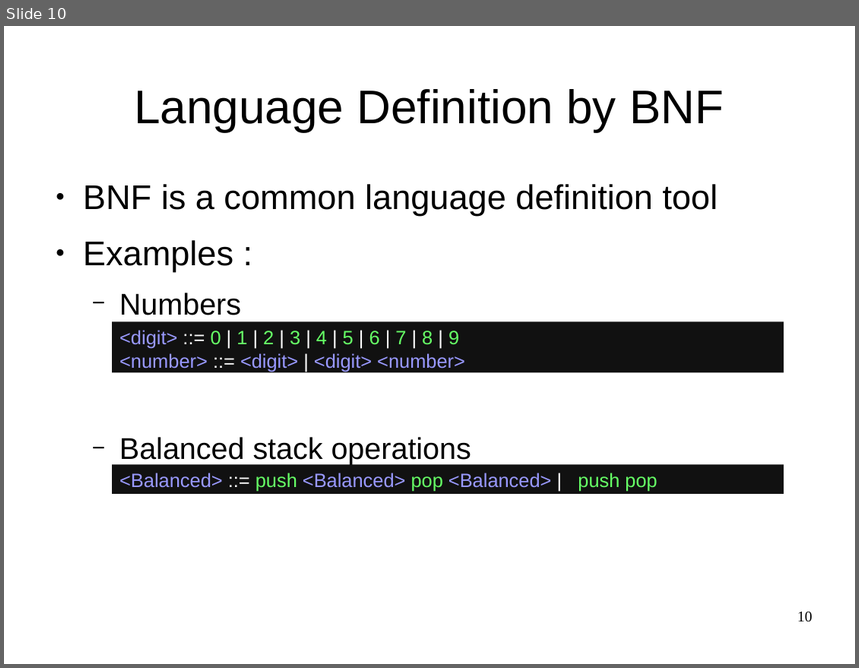
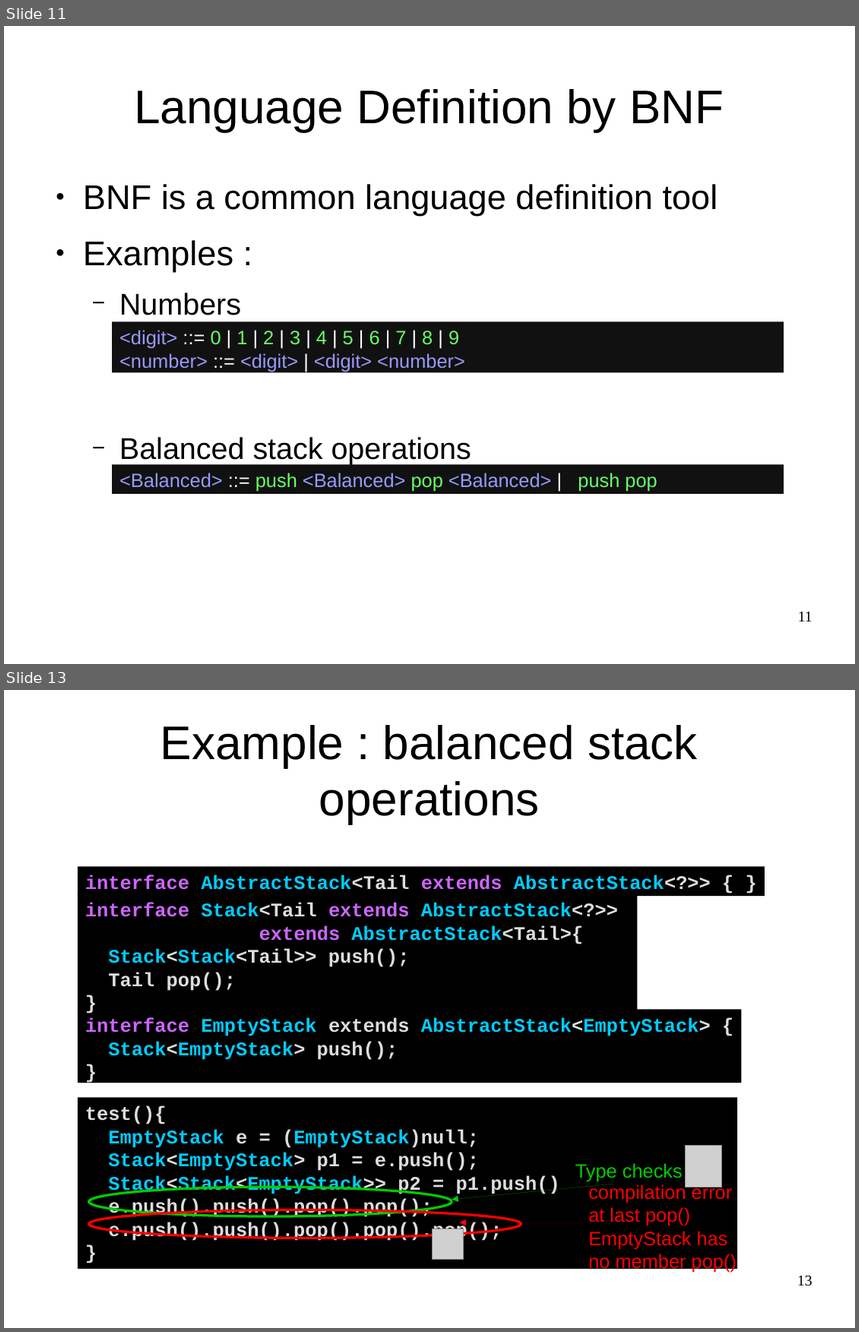
Before and after one commit to OriRoth/fling, a slide deck: Manuscripts/Thesis Seminar/Thesis Seminar.odp. Shown one above the other, each under a label of ours: slide 10 before the commit, slides 11 and 13 after it; the slides between them are not shown. The pictures are 859x668 and 859x1332 pixels, drawn with LibreOffice and Linux fonts; fonts in the diff are those of the drawing; grey boxes stand for pictures. Boxes give left, top, right and bottom in pixels: in the first picture for what was removed or moved away, otherwise in the second. Text is boxed around its words. In the diff, an @@ line names an element or a change of style, - is before the commit and + after.

```diff
--- a/Manuscripts/Thesis Seminar/Thesis Seminar.odp
+++ b/Manuscripts/Thesis Seminar/Thesis Seminar.odp
@@ slide 13 added at [4, 690, 855, 1328], background #FFFFFF @@
@@ title added at [161, 725, 698, 825], 44 pt, text #000000 @@
+Example : balanced stack operations
@@ rectangle added at [78, 867, 765, 896], fill #000000, 18 pt, text #00CCFF, bold @@
+interface AbstractStack<Tail extends AbstractStack<?>> { }
@@ text added at [85, 903, 618, 991], 18 pt, text #DDDDDD, bold @@
+interface Stack<Tail extends AbstractStack<?>>
+extends AbstractStack<Tail>{
+Stack<Stack<Tail>> push();
+Tail pop();
+}
@@ rectangle added at [78, 1010, 742, 1083], fill #000000, 18 pt, text #00CCFF, bold @@
+interface EmptyStack extends AbstractStack<EmptyStack> {
+Stack<EmptyStack> push();
+}
@@ rectangle added at [78, 1098, 738, 1269], fill #000000, 18 pt, text #DDDDDD, bold @@
+test(){
+EmptyStack e = (EmptyStack)null;
+Stack<EmptyStack> p1 = e.push();
+Stack<Stack<EmptyStack>> p2 = p1.push()
+e.push().push().pop().pop();
+e.push().push().pop().pop().pop();
+}
@@ text added at [576, 1163, 683, 1182], 18 pt, text #00CC00 @@
+Type checks
@@ picture added at [686, 1146, 722, 1189] @@
@@ ellipse added at [89, 1188, 452, 1217], outline #00CC00 2.3 pt @@
@@ arrow added from (614, 1184) to (452, 1200), #00CC00 0 pt @@
@@ text added at [588, 1184, 737, 1273], 18 pt, text #FF0000 @@
+compilation error
+at last pop()
+EmptyStack has no member pop()
@@ ellipse added at [89, 1211, 522, 1239], outline #FF0000 2.3 pt @@
@@ picture added at [433, 1229, 464, 1260] @@
@@ arrow added from (584, 1223) to (460, 1223), #FF0000 0 pt @@
@@ page number added at [797, 1276, 813, 1287], 14 pt, text #000000 @@
+13
@@ what was slide 10 is now slide 11 @@
@@ page number at [798, 612, 813, 622]: text changed @@
-10
+11
```
Also in this commit, not shown: 2 slides changed, 1 other slide added, 1 slide removed.
